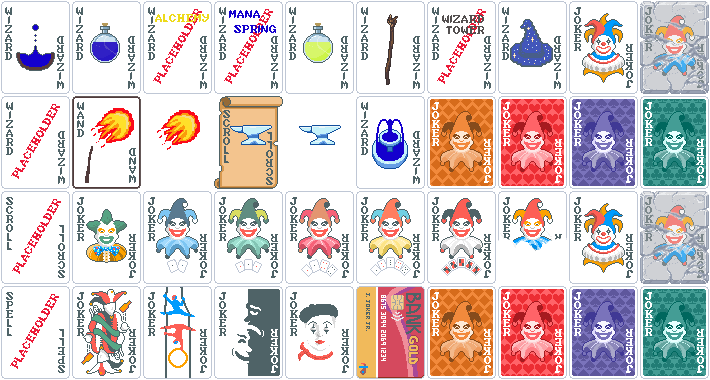
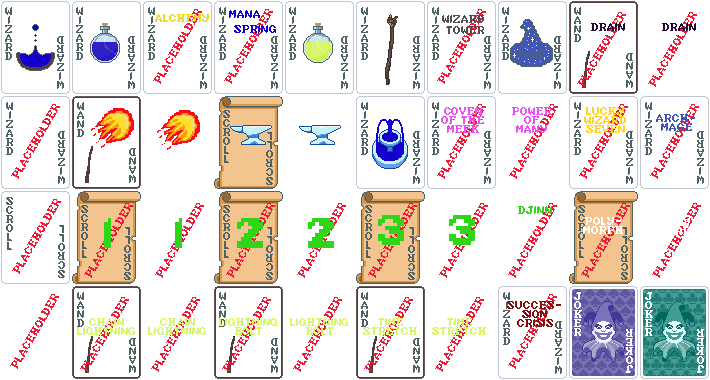
Before/after of a (710, 380) layered artwork. What changed in the layer stack:
added group "Wand of Time Stretch" with 5 layers above "Lightning Bolt spell" over (356, 286, 425, 379)
added layer "Wand #4" in group "Wand of Time Stretch" over (356, 286, 425, 379)
added layer "WoD card back #4" in group "Wand of Time Stretch" over (356, 286, 425, 379)
added group "Wand of Lightning Bolt" with 5 layers above "Chain Lightning spell" over (214, 286, 283, 379)
added layer "Wand #3" in group "Wand of Lightning Bolt" over (214, 286, 283, 379)
added layer "WoD card back #3" in group "Wand of Lightning Bolt" over (214, 286, 283, 379)
added group "Wand of Chain Lightning" with 5 layers above "Wand of Draining" over (72, 286, 141, 379)
added layer "Wand #2" in group "Wand of Chain Lightning" over (72, 286, 141, 379)
added layer "WoD card back #2" in group "Wand of Chain Lightning" over (72, 286, 141, 379)
added group "Wand of Draining" with 5 layers above "Wand of Fireball" over (569, 1, 638, 94)
added layer "Wand #1" in group "Wand of Draining" over (569, 1, 638, 94)
added layer "WoD card back #1" in group "Wand of Draining" over (569, 1, 638, 94)
added group "Scroll of Polymorph" with 4 layers above "Summoning Ritual Result" over (569, 191, 638, 284)
added layer "Scroll card back #4" in group "Scroll of Polymorph" over (569, 191, 638, 284)
added group "Scroll Summoning Ritual 3" with 4 layers above "Summoning Ritual 2" over (356, 191, 425, 284)
added layer "Scroll card back #3" in group "Scroll Summoning Ritual 3" over (356, 191, 425, 284)
added group "Scroll Summoning Ritual 2" with 4 layers above "Summoning Ritual 1" over (214, 191, 283, 284)
added layer "Scroll card back #2" in group "Scroll Summoning Ritual 2" over (214, 191, 283, 284)
added group "Scroll Summoning Ritual 1" with 4 layers above "Scroll of Ice Forge" over (72, 191, 141, 284)
painted on "Jokers.png" over (1, 1, 709, 379)
…and 59 more changes (58 added, 1 painted)
